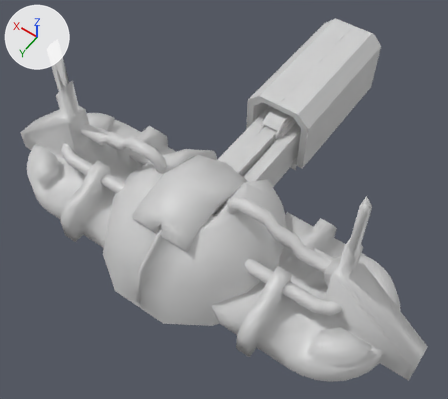
An edit to the COLLADA model Objects3d/factoryveh.dae, drawn before and after from the same camera.
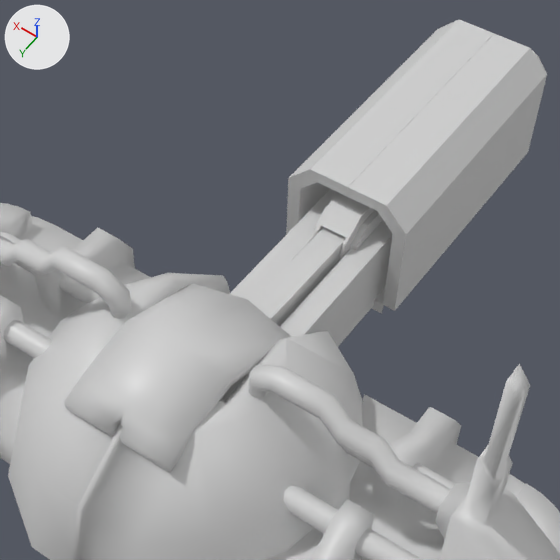
Old and new are each drawn whole from a 50 mm lens placed at (-62.7, 112.2, 143.4), pointed at (-1.9, 27.0, 9.5) and again close up on the part from 22% to 87% of the width and 2% to 75% of the height. The axes (+X, +Y, +Z) are drawn at upper left. The lights are the same throughout. Where no turn or scale is listed for an object, it has been applied to the vertices. Vertices at the same position are counted once.

Objects in the first close-up: 'Core', 'CoverL1', 'CoverL2', 'CoverL3', 'CoverR1', 'CoverR2', 'CoverR3', 'CraneRoot', 'CraneWheel', 'Lid', 'RailTop'.
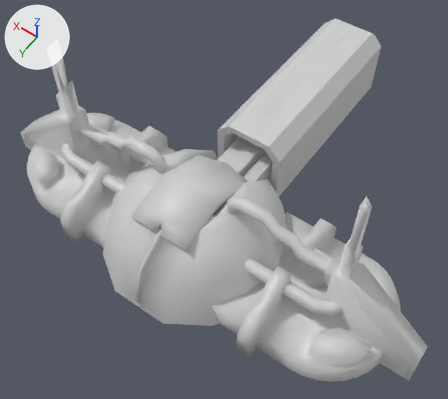
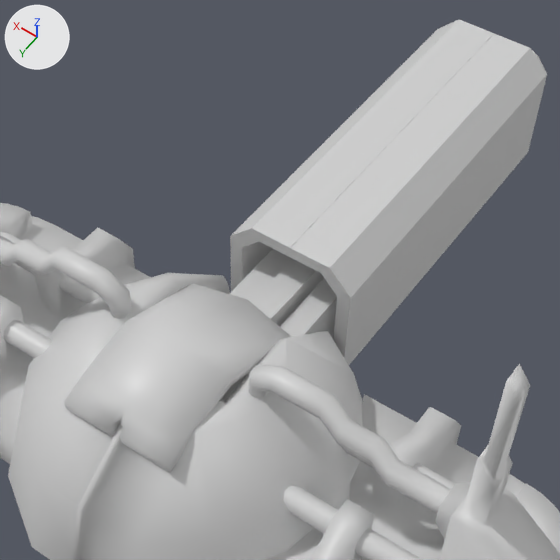
Commit message: factoryveh: lengthen capsule to fit impalator

Where the change shows, as pixel boxes (x1, y1, x2, y2) in the close-ups (560 x 560 px):
'CoverR1', mesh rescaled (30% wider, 23% taller)
    before: (383, 75, 547, 311)
    after: (333, 75, 547, 365)
'CoverR3', reshaped (31% wider, 35% taller)
    before: (347, 34, 530, 211)
    after: (290, 34, 530, 273)
'CoverL3', reshaped (32% wider, 34% taller)
    before: (310, 20, 493, 196)
    after: (252, 20, 493, 257)
'CoverR2', reshaped (34% wider, 34% taller)
    before: (378, 49, 547, 235)
    after: (321, 49, 547, 298)
'CoverL2', reshaped (34% wider, 34% taller)
    before: (289, 20, 458, 189)
    after: (231, 20, 458, 247)
'CoverL1', mesh rescaled
    before: (286, 179, 330, 235)
    after: (230, 236, 273, 292)
'CraneRoot', unchanged, covered by the edit
    before: (221, 189, 393, 401)
    after: (221, 249, 337, 401)
'CraneWheel', unchanged, covered by the edit
    before: (313, 193, 383, 262)

The change in detail:
me_cylinder_004 has 8 vertices, 8 faces and spans x -0.1..2.1, y -22.7..22.6, z 0.0..16.9.
me_cylinder_004 is used by ob_coverl1; location (8.2, -24.5, 0.8).
me_cylinder_004 part 1: the whole mesh is scaled about its middle by (1, 1.33, 1), then moved by (0.0, 7.5, 0.0).
me_cylinder_005 has 8 vertices, 8 faces and spans x -3.0..2.1, y -22.7..22.6, z 0.1..4.9.
me_cylinder_005 is used by ob_coverl2; location (8.2, -24.5, 16.5).
Before the commit, vertices of me_cylinder_005: 0 (0.0, 22.6, 0.1) at pixel (300, 188), 1 (-3.0, 22.6, 3.0) at pixel (317, 182), 2 (2.1, 22.6, 1.2) at pixel (288, 177), 3 (-1.6, 22.6, 4.9) at pixel (310, 169).
Part 2, on me_cylinder_005:
Vertices 0 to 3 of me_cylinder_005 move by (0.0, 15.0, 0.0).
me_cylinder_008 has 12 vertices, 10 faces and spans x -5.2..1.4, y -22.7..22.6, z 0.1..1.9.
me_cylinder_008 is used by ob_coverl3; location (5.2, -24.5, 19.4).
Before the commit, vertices of me_cylinder_008: 5 (-5.2, 22.6, 0.1) at pixel (346, 196), 6 (-5.2, 22.6, 1.9) at pixel (347, 187), 8 (0.0, 22.6, 0.1) at pixel (317, 182), 9 (1.4, 22.6, 1.9) at pixel (310, 169).
Part 3, on me_cylinder_008:
Vertices 5, 6, 8, 9 of me_cylinder_008 move by (0.0, 15.0, 0.0).
Vertex 1 of me_cylinder_008 moves from (-5.2, 22.6, 0.1) at pixel (346, 196) to (-5.2, 37.5, 0.1) at pixel (289, 256).
Vertex 2 of me_cylinder_008 moves from (-5.2, 22.6, 1.9) at pixel (347, 187) to (-5.2, 37.5, 1.9) at pixel (290, 247).
me_cylinder_010 has 8 vertices, 8 faces and spans x -2.1..0.0, y -22.7..22.6, z 0.0..16.8.
me_cylinder_010 is used by ob_coverr1; location (-8.2, -24.5, 0.8).
me_cylinder_010 part 4: the whole mesh is scaled about its middle by (1, 1.33, 1), then moved by (0.0, 7.5, 0.0).
me_cylinder_009 has 8 vertices, 8 faces and spans x -2.1..3.0, y -22.7..22.6, z 0.0..4.9.
me_cylinder_009 is used by ob_coverr2; location (-8.2, -24.5, 16.5).
Before the commit, vertices of me_cylinder_009: 0 (0.0, 22.6, 0.0) at pixel (392, 233), 1 (3.0, 22.6, 3.0) at pixel (377, 211), 2 (-2.1, 22.6, 1.1) at pixel (406, 234), 3 (1.6, 22.6, 4.9) at pixel (386, 205).
Part 5, on me_cylinder_009:
Vertices 0 to 3 of me_cylinder_009 move by (0.0, 15.0, 0.0).
me_cylinder_006 has 8 vertices, 10 faces and spans x -1.4..5.2, y -22.7..22.6, z 0.0..1.9.
me_cylinder_006 is used by ob_coverr3; location (-5.2, -24.5, 19.5).
Before the commit, vertices of me_cylinder_006: 1 (5.2, 22.6, 0.0) at pixel (347, 196), 2 (5.2, 22.6, 1.9) at pixel (348, 187), 4 (0.0, 22.6, 0.0) at pixel (377, 211), 5 (-1.4, 22.6, 1.9) at pixel (386, 205).
Part 6, on me_cylinder_006:
Vertices 1, 2, 4, 5 of me_cylinder_006 move by (0.0, 15.0, 0.0).
